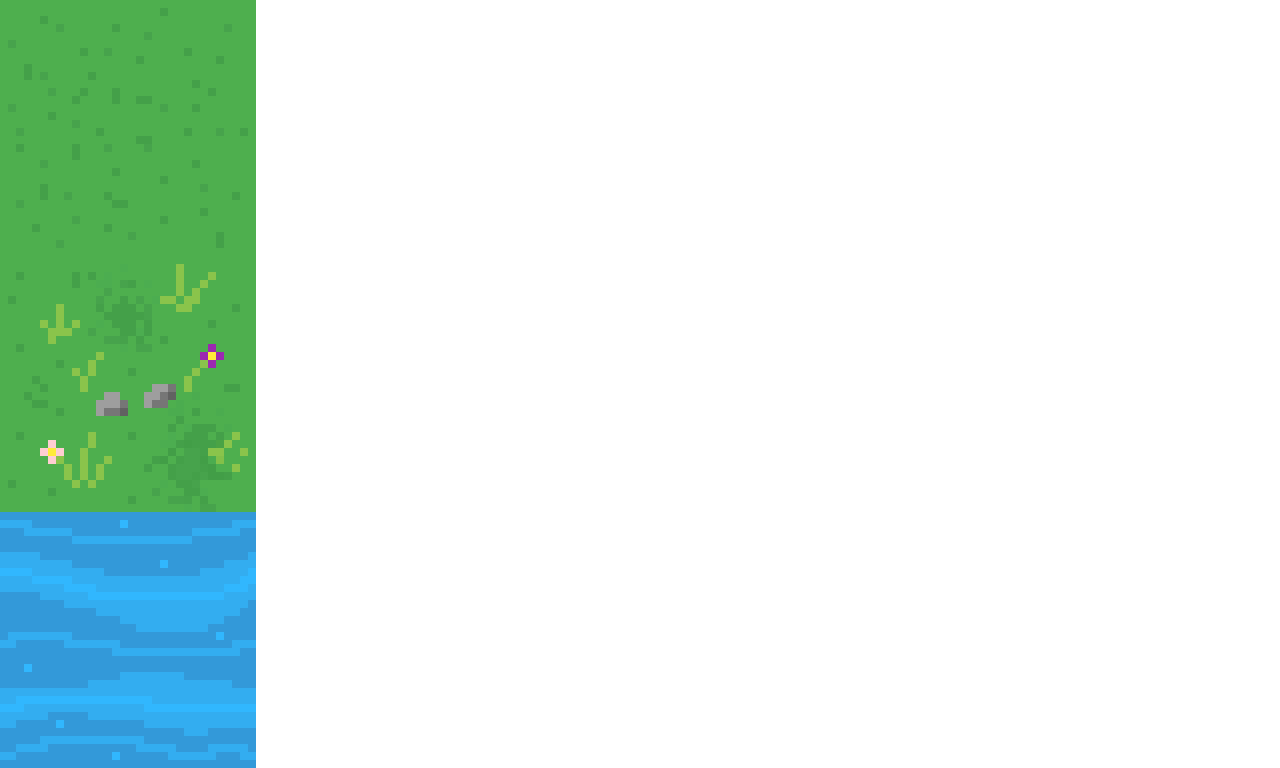
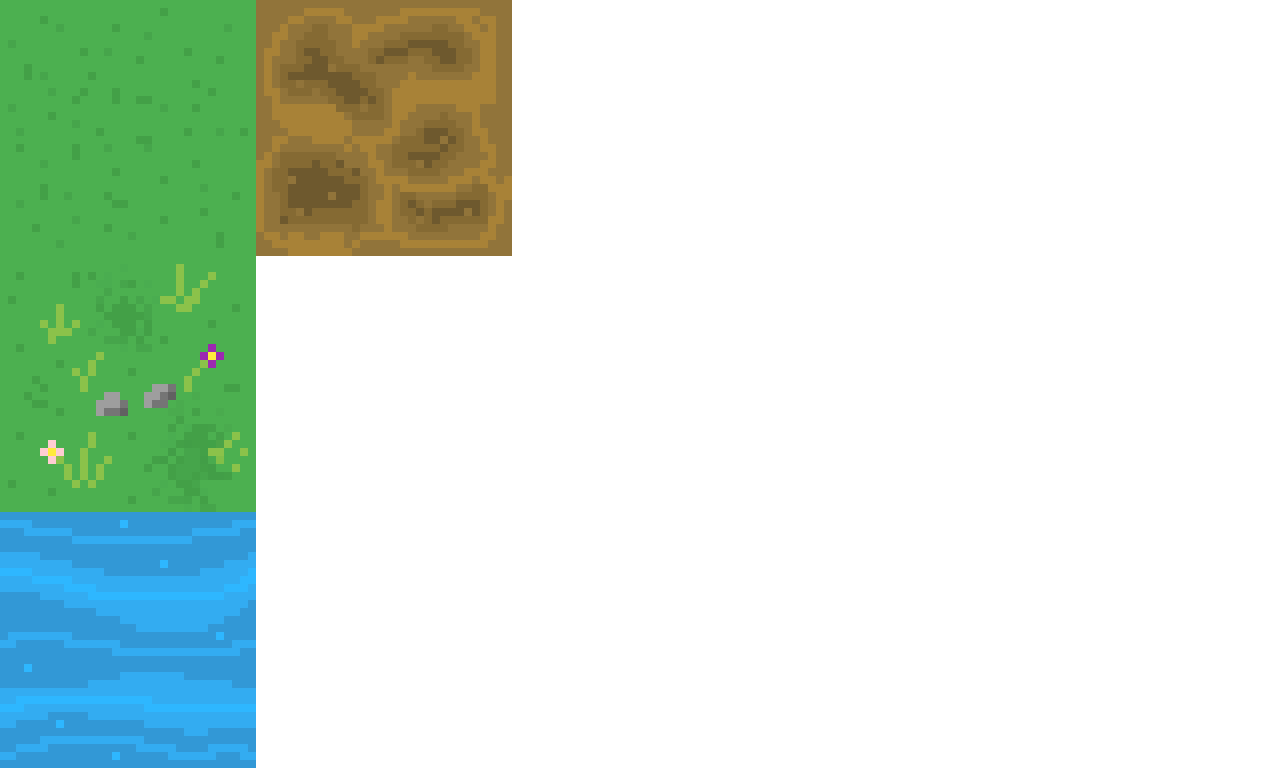
Revision of a layered 1280 × 768 image; what changed, layer by layer:
added layer "mud" above "water" over left=256, top=0, right=512, bottom=256
